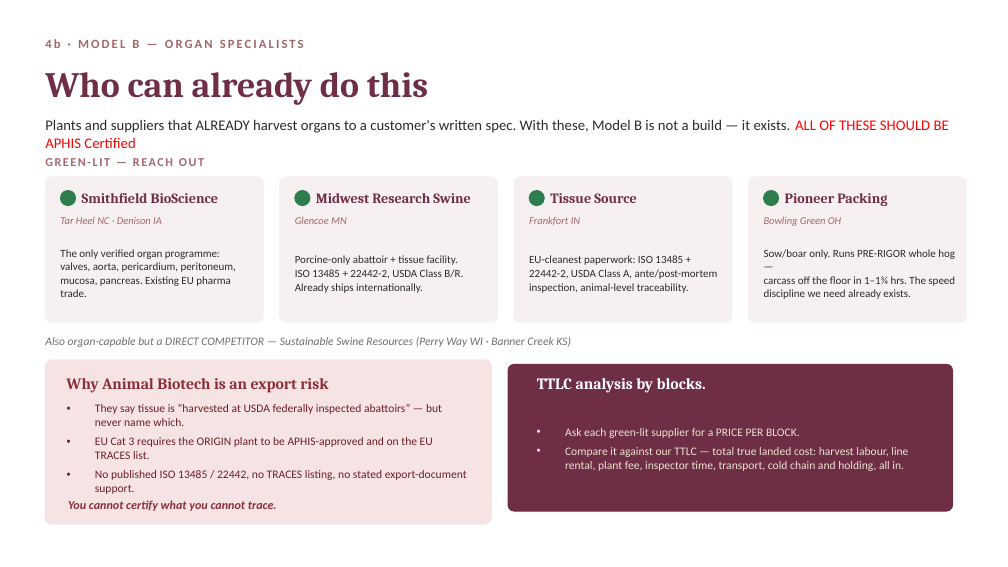
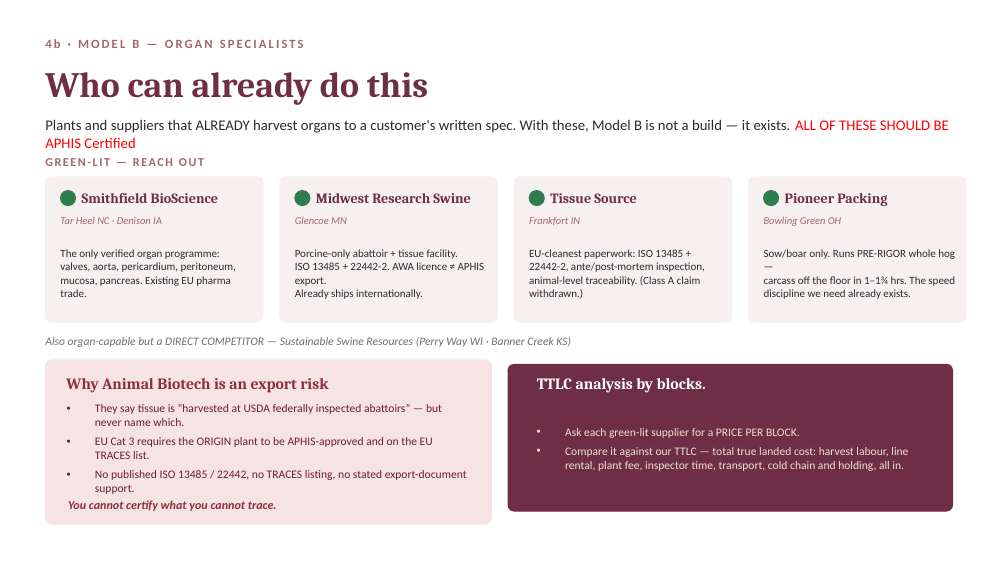
Before and after one commit to naviero1/Claude-Works, a slide deck: slide 6 of Tissue Supplier Research/Supplier_Strategy_Meeting.pptx. Drawn at 1008x567 pixels with LibreOffice and Linux fonts; fonts in the diff are those of the drawing. Boxes give left, top, right and bottom in pixels: in the first picture for what was removed or moved away, otherwise in the second. Text is boxed around its words. In the diff, an @@ line names an element or a change of style, - is before the commit and + after.

```diff
--- a/Tissue Supplier Research/Supplier_Strategy_Meeting.pptx
+++ b/Tissue Supplier Research/Supplier_Strategy_Meeting.pptx
@@ text at (295,262,485,286): text changed @@
-ISO 13485 + 22442-2, USDA Class B/R.
+ISO 13485 + 22442-2. AWA licence ≠ APHIS export.
@@ text at (529,262,705,299): text changed @@
-22442-2, USDA Class A, ante/post-mortem
-inspection, animal-level traceability.
+22442-2, ante/post-mortem inspection,
+animal-level traceability. (Class A claim withdrawn.)
```
Also in this commit, not shown: 1 other slide changed, 5 other files.
